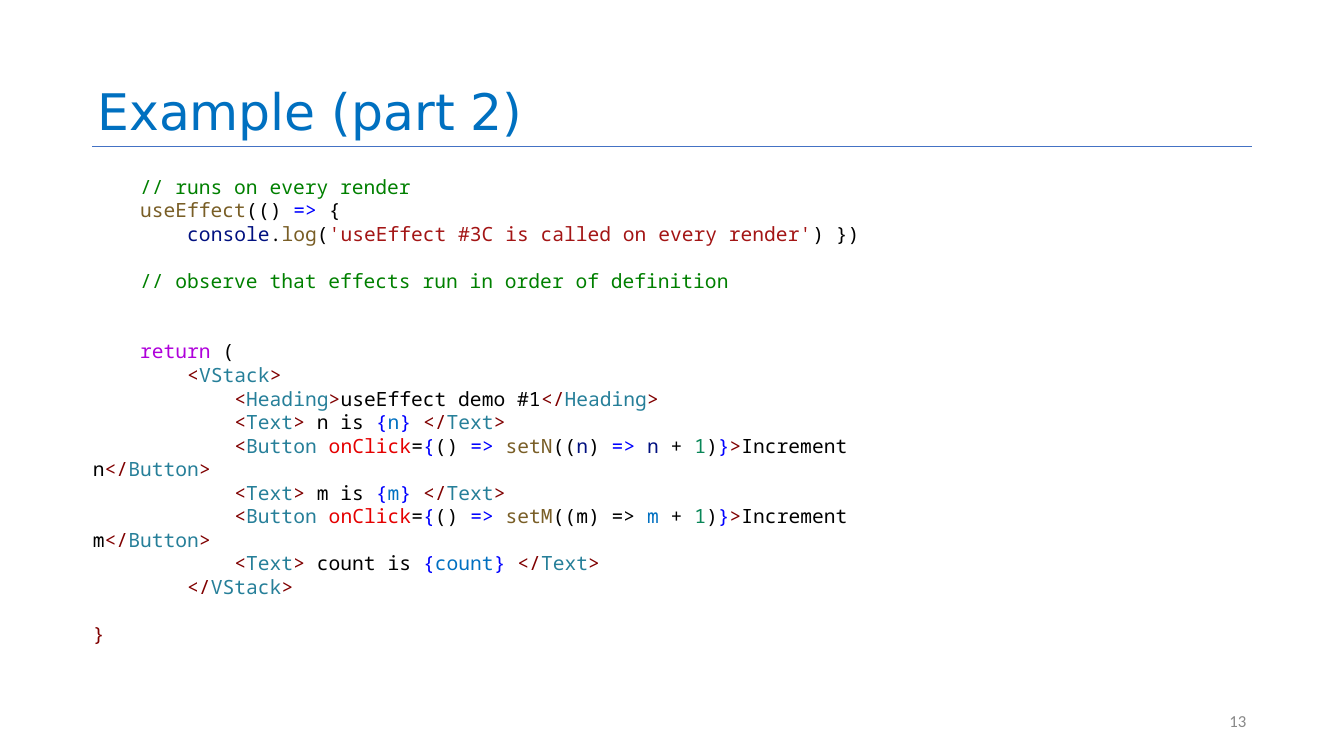
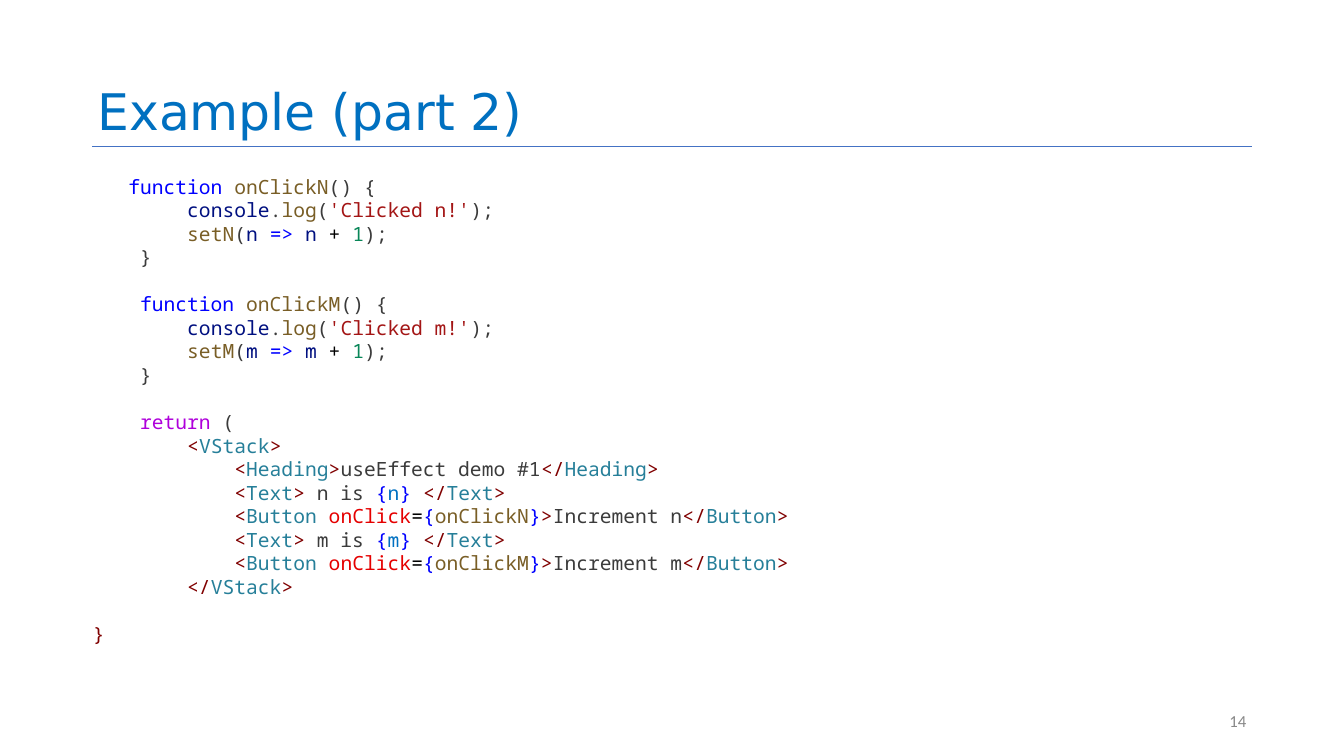
Before and after one commit to neu-se/CS4530-Spring-2024, a slide deck: slide 14 of Slides/Module 09 React Hooks.pptx (slide 13 before the commit). Drawn at 1344x756 pixels with LibreOffice and Linux fonts; fonts in the diff are those of the drawing. Boxes give left, top, right and bottom in pixels: in the first picture for what was removed or moved away, otherwise in the second. Text is boxed around its words. In the diff, an @@ line names an element or a change of style, - is before the commit and + after.

Commit message:
updated slides & examples

```diff
--- a/Slides/Module 09 React Hooks.pptx
+++ b/Slides/Module 09 React Hooks.pptx
@@ text at (128, 179, 494, 361): text changed; text colour #008000 to #795E26 @@
-// runs on every render
-useEffect(() => {
-console.log('useEffect #3C is called on every render') })
-// observe that effects run in order of definition
+function onClickN() {
+console.log('Clicked n!');
+setN(n => n + 1);
+}
+function onClickM() {
+console.log('Clicked m!');
+setM(m => m + 1);
+}
@@ text at (140, 415, 659, 550): text colour #000000 to #3B3B3B in "(", "<Heading>useEffect demo #1</Heading>", "n is", "m is" @@
@@ text at (234, 508, 788, 526): text changed; text colour #000000 to #267F99 @@
-<Button onClick={() => setN((n) => n + 1)}>Increment n</Button>
+<Button onClick={onClickN}>Increment n</Button>
@@ text at (234, 555, 788, 573): text changed; text colour #000000 to #267F99 @@
-<Button onClick={() => setM((m) => m + 1)}>Increment m</Button>
-<Text> count is {count} </Text>
+<Button onClick={onClickM}>Increment m</Button>
@@ page number at (1229, 716, 1246, 727): text changed @@
-13
+14
```
Also in this commit, not shown: 3 other slides changed, 4 slides added, 2 slides removed, 2 other files.
